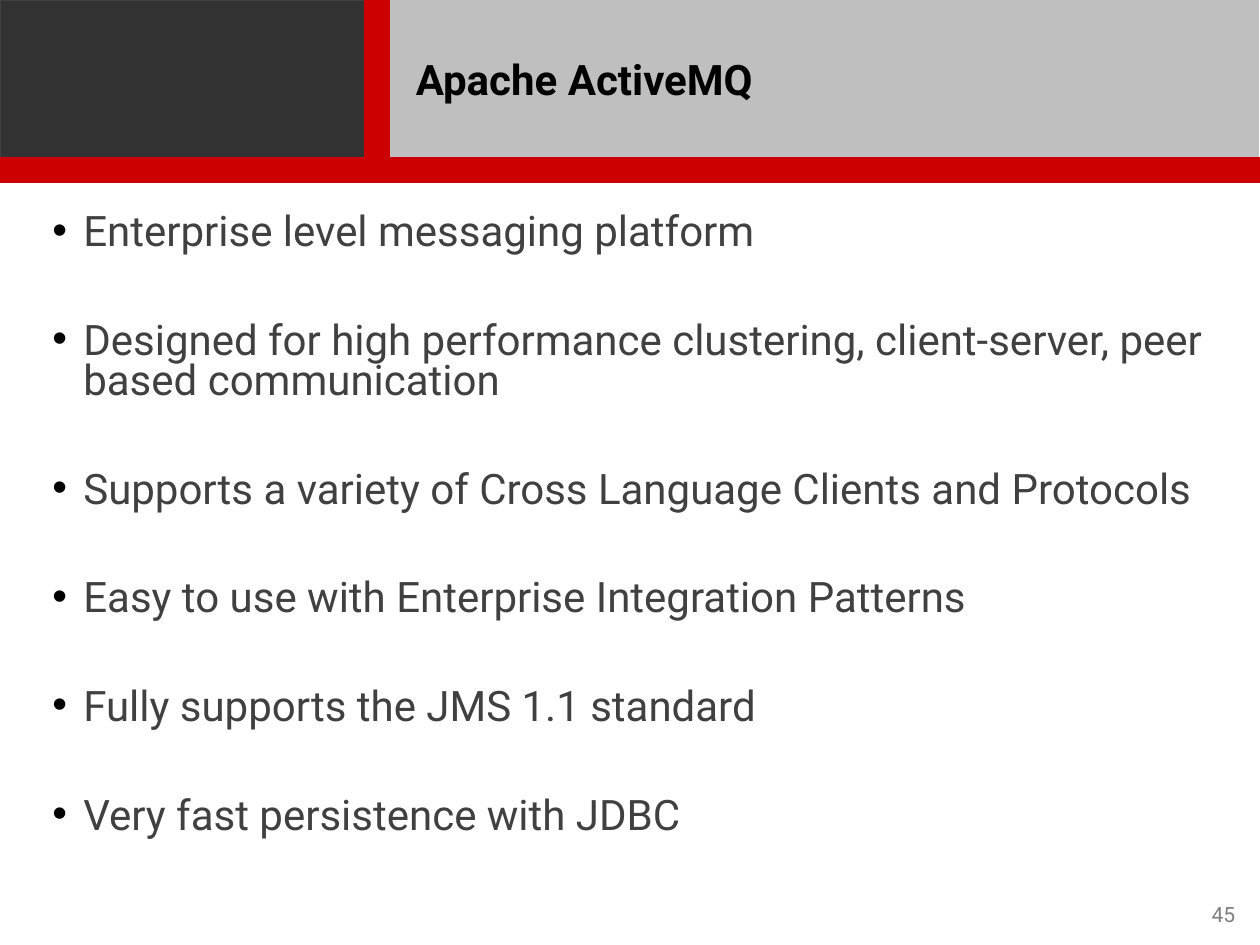
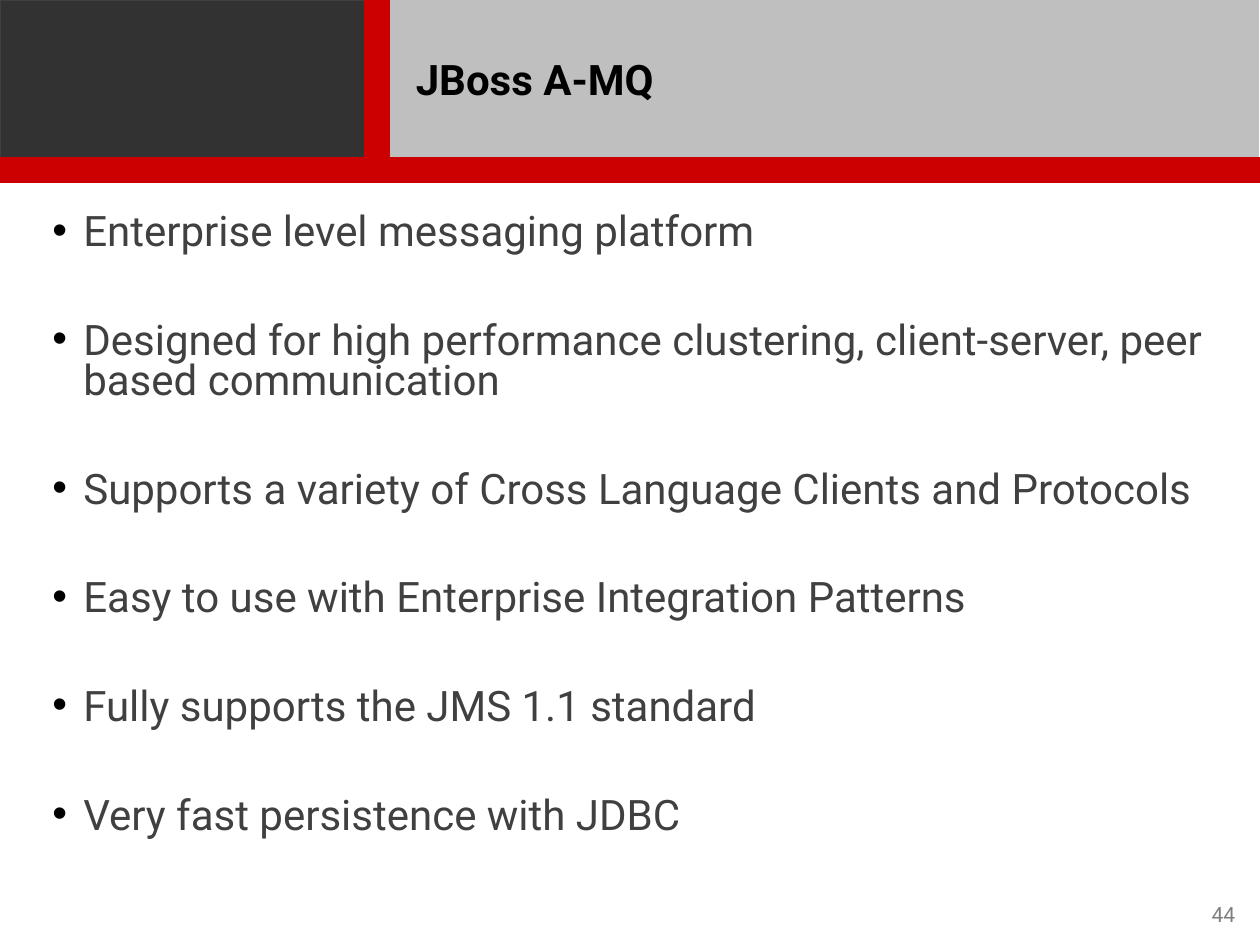
Before and after one commit to seansackowitz/associate-consultant-enablement-lab, a slide deck: slide 44 of presentations/Fuse/Fuse.pptx (slide 45 before the commit). Drawn at 1260x945 pixels with LibreOffice and Linux fonts; fonts in the diff are those of the drawing; background and template pictures are left out. Boxes give left, top, right and bottom in pixels: in the first picture for what was removed or moved away, otherwise in the second. Text is boxed around its words. In the diff, an @@ line names an element or a change of style, - is before the commit and + after.

```diff
--- a/presentations/Fuse/Fuse.pptx
+++ b/presentations/Fuse/Fuse.pptx
@@ title at <box>416,64,653,100</box>: text changed @@
-Apache ActiveMQ
+JBoss A-MQ
@@ page number at <box>1212,907,1236,922</box>: text changed @@
-45
+44
```
Also in this commit, not shown: 7 other slides changed, 2 slides added, 1 slide removed.
